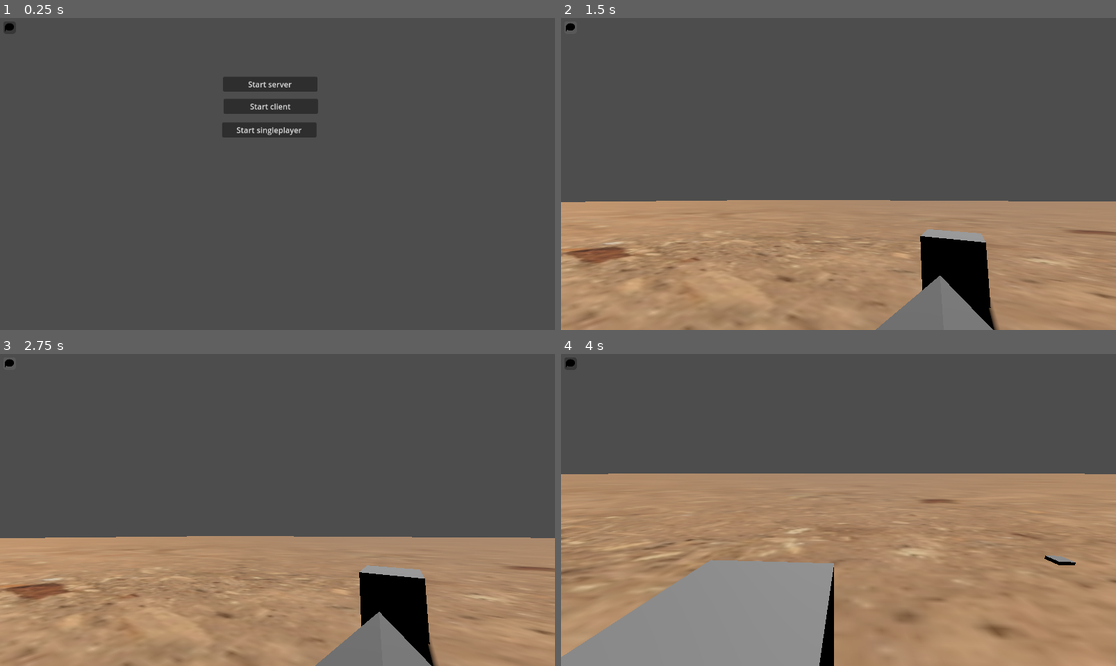
Above: before the commit, frames 1-4 (two rows, left to right).
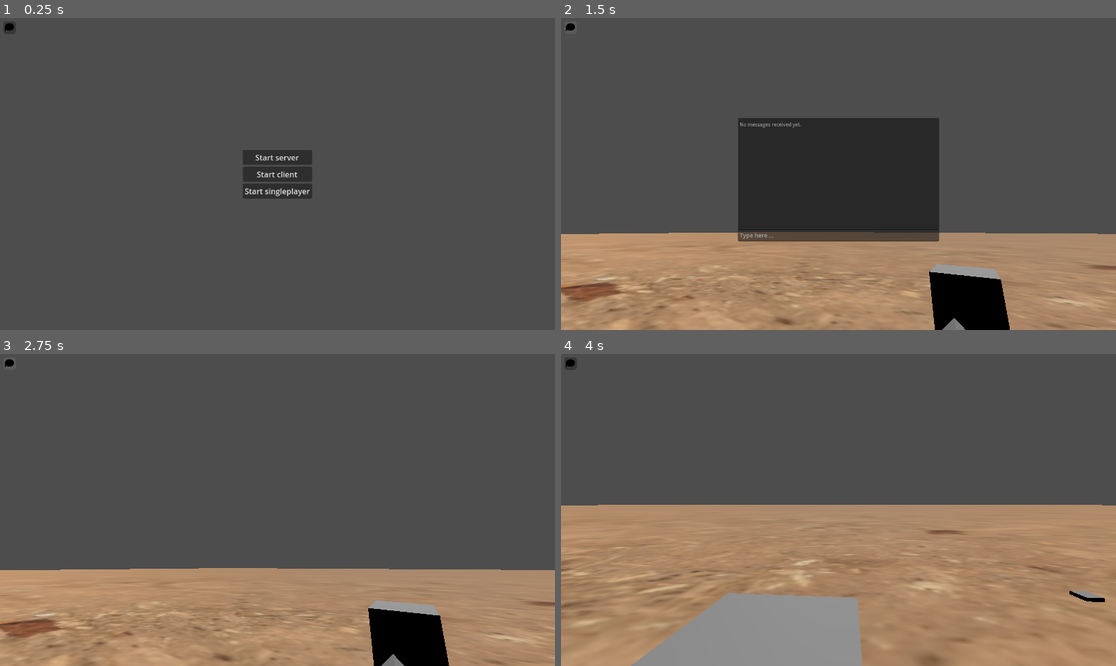
Above: after the commit, the same moments.

Repository: patentsil/MILSIM
Game: Godot game, scene res://world.tscn
The game is run twice, just before and just after one commit, with the same random seed, the same clock (stepped at 60 frames per second) and the same inputs.
Inputs (mouse positions are in pixels of both pictures, inside the frame that each line leads up to):
- Up to frame 1 (0.25 s): no input
- Up to frame 2 (1.5 s): click "Start server" at 0.5 s; click (572, 27) at 1.25 s
- Up to frame 3 (2.75 s): click (11, 363) at 2 s
- Up to frame 4 (4 s): tap Enter at 2.75 s; move the mouse to (866, 510) at 2.77 s; hold W (move_forward) from 2.78 s (still down); tap Space (move_jump) at 3.02, 3.77 s; move the mouse to (810, 510) at 3.52 s

The runs differ from the first frame. In frame 1, 3.9% of the frame differs, in the area x 40-58%, y 18-58%; in frame 2, 29%, in the area x 0-100%, y 32-100%; in frame 3, 18%; in frame 4, 21%.

Commit message:
Implement UI for chat

Diff:
--- /dev/null
+++ b/gui/ActionBar.gd
@@ -0,0 +1,25 @@
+extends Node2D
+signal ChatOpened
+signal ChatClosed
+
+# Called when the node enters the scene tree for the first time.
+func _ready():
+	pass # Replace with function body.
+
+
+# Called every frame. 'delta' is the elapsed time since the previous frame.
+func _process(delta):
+	pass
+
+func _on_chat_closed():
+	pass # Replace with function body.
+
+func _on_chat_opened():
+	pass # Replace with function body.
+
+
+func _on_chat_drop_toggled(button_pressed):
+	if button_pressed:
+		ChatOpened.emit()
+	else:
+		ChatClosed.emit()
--- a/gui/ActionBar.tscn
+++ b/gui/ActionBar.tscn
@@ -1,10 +1,12 @@
-[gd_scene load_steps=4 format=3 uid="uid://bxucqg1xshhty"]
+[gd_scene load_steps=5 format=3 uid="uid://bxucqg1xshhty"]
 
 [ext_resource type="Texture2D" uid="uid://b7qhdy08ptqx4" path="res://gui/icons/backdrop.svg" id="1_0j7uy"]
+[ext_resource type="Script" path="res://gui/ActionBar.gd" id="1_3i4uq"]
 [ext_resource type="Texture2D" uid="uid://dvnibec4iof56" path="res://gui/icons/backdrop2.svg" id="2_17im3"]
 [ext_resource type="Texture2D" uid="uid://dfvvw7fiekan4" path="res://gui/icons/chat.svg" id="2_sbdiy"]
 
 [node name="ActionBar" type="Node2D"]
+script = ExtResource("1_3i4uq")
 
 [node name="ChatDrop" type="TextureButton" parent="."]
 offset_left = 7.0
@@ -12,6 +14,7 @@
 offset_right = 71.0
 offset_bottom = 71.0
 scale = Vector2(0.4, 0.4)
+toggle_mode = true
 texture_normal = ExtResource("1_0j7uy")
 texture_hover = ExtResource("2_17im3")
 
@@ -32,4 +35,6 @@
 mouse_filter = 1
 texture_normal = ExtResource("2_sbdiy")
 
-[connection signal="mouse_entered" from="ChatDrop/ChatToggleButton" to="ChatDrop" method="_on_chat_toggle_button_mouse_entered"]
+[connection signal="ChatClosed" from="." to="." method="_on_chat_closed"]
+[connection signal="ChatOpened" from="." to="." method="_on_chat_opened"]
+[connection signal="toggled" from="ChatDrop" to="." method="_on_chat_drop_toggled"]
--- /dev/null
+++ b/gui/Chat.gd
@@ -0,0 +1,21 @@
+extends Control
+
+signal ChatOpened
+signal ChatClosed
+
+# Called when the node enters the scene tree for the first time.
+func _ready():
+	pass # Replace with function body.
+
+
+# Called every frame. 'delta' is the elapsed time since the previous frame.
+func _process(delta):
+	pass
+
+
+func _on_action_bar_chat_opened():
+	visible = true
+
+
+func _on_action_bar_chat_closed():
+	visible = false
--- /dev/null
+++ b/gui/Chat.tscn
@@ -0,0 +1,47 @@
+[gd_scene load_steps=2 format=3 uid="uid://bjjr7j3pd76oj"]
+
+[ext_resource type="Script" path="res://gui/Chat.gd" id="1_3wrb1"]
+
+[node name="Chat" type="Control"]
+layout_mode = 3
+anchors_preset = 8
+anchor_left = 0.5
+anchor_top = 0.5
+anchor_right = 0.5
+anchor_bottom = 0.5
+grow_horizontal = 2
+grow_vertical = 2
+script = ExtResource("1_3wrb1")
+
+[node name="TextEdit" type="TextEdit" parent="."]
+layout_mode = 1
+anchors_preset = 8
+anchor_left = 0.5
+anchor_top = 0.5
+anchor_right = 0.5
+anchor_bottom = 0.5
+offset_left = -209.0
+offset_top = -116.5
+offset_right = 209.0
+offset_bottom = 116.5
+grow_horizontal = 2
+grow_vertical = 2
+theme_override_font_sizes/font_size = 10
+placeholder_text = "No messages received yet."
+editable = false
+
+[node name="TextEdit2" type="LineEdit" parent="."]
+layout_mode = 1
+anchors_preset = 8
+anchor_left = 0.5
+anchor_top = 0.5
+anchor_right = 0.5
+anchor_bottom = 0.5
+offset_left = -209.0
+offset_top = 115.0
+offset_right = 209.0
+offset_bottom = 140.0
+grow_horizontal = 2
+grow_vertical = 2
+theme_override_font_sizes/font_size = 12
+placeholder_text = "Type here ..."
--- a/world.tscn
+++ b/world.tscn
@@ -7,6 +7,7 @@
 [ext_resource type="PackedScene" uid="uid://tewr0o1447a4" path="res://objects/test_colliding_object2.tscn" id="5_afnsq"]
 [ext_resource type="PackedScene" uid="uid://bxucqg1xshhty" path="res://gui/ActionBar.tscn" id="7_bb0vf"]
 [ext_resource type="Script" path="res://ServerScripts/Spawn.gd" id="8_60twa"]
+[ext_resource type="PackedScene" uid="uid://bjjr7j3pd76oj" path="res://gui/Chat.tscn" id="8_je4sl"]
 
 [sub_resource type="StandardMaterial3D" id="StandardMaterial3D_v5pk8"]
 albedo_texture = ExtResource("1_q1eem")
@@ -62,32 +63,50 @@
 _spawnable_scenes = PackedStringArray("res://character.tscn")
 spawn_path = NodePath("..")
 
-[node name="Menu" type="Node2D" parent="."]
+[node name="ActionBar" parent="." instance=ExtResource("7_bb0vf")]
 
-[node name="btnStartServer" type="Button" parent="Menu"]
-offset_left = 463.0
-offset_top = 122.0
-offset_right = 659.0
-offset_bottom = 151.0
+[node name="Menu" type="Control" parent="."]
+layout_mode = 3
+anchors_preset = 15
+anchor_right = 1.0
+anchor_bottom = 1.0
+grow_horizontal = 2
+grow_vertical = 2
+
+[node name="VBoxContainer" type="VBoxContainer" parent="Menu"]
+layout_mode = 1
+anchors_preset = 8
+anchor_left = 0.5
+anchor_top = 0.5
+anchor_right = 0.5
+anchor_bottom = 0.5
+offset_left = -72.0
+offset_top = -50.5
+offset_right = 72.0
+offset_bottom = 50.5
+grow_horizontal = 2
+grow_vertical = 2
+size_flags_horizontal = 3
+size_flags_vertical = 3
+
+[node name="btnStartServer" type="Button" parent="Menu/VBoxContainer"]
+layout_mode = 2
 text = "Start server"
 
-[node name="btnStartClient" type="Button" parent="Menu"]
-offset_left = 464.0
-offset_top = 168.0
-offset_right = 660.0
-offset_bottom = 199.0
+[node name="btnStartClient" type="Button" parent="Menu/VBoxContainer"]
+layout_mode = 2
 text = "Start client
 "
 
-[node name="btnStartSingleplayer" type="Button" parent="Menu"]
-offset_left = 461.0
-offset_top = 217.0
-offset_right = 657.0
-offset_bottom = 248.0
+[node name="btnStartSingleplayer" type="Button" parent="Menu/VBoxContainer"]
+layout_mode = 2
 text = "Start singleplayer"
 
-[node name="ActionBar" parent="." instance=ExtResource("7_bb0vf")]
+[node name="Chat" parent="." instance=ExtResource("8_je4sl")]
+visible = false
 
-[connection signal="pressed" from="Menu/btnStartServer" to="." method="_on_btn_start_server_pressed"]
-[connection signal="pressed" from="Menu/btnStartClient" to="." method="_on_btn_start_client_pressed"]
-[connection signal="pressed" from="Menu/btnStartSingleplayer" to="." method="_on_btn_start_singleplayer_pressed"]
+[connection signal="ChatClosed" from="ActionBar" to="Chat" method="_on_action_bar_chat_closed"]
+[connection signal="ChatOpened" from="ActionBar" to="Chat" method="_on_action_bar_chat_opened"]
+[connection signal="pressed" from="Menu/VBoxContainer/btnStartServer" to="." method="_on_btn_start_server_pressed"]
+[connection signal="pressed" from="Menu/VBoxContainer/btnStartClient" to="." method="_on_btn_start_client_pressed"]
+[connection signal="pressed" from="Menu/VBoxContainer/btnStartSingleplayer" to="." method="_on_btn_start_singleplayer_pressed"]
Not shown: 1 places in world.tscn that only renumber resources
